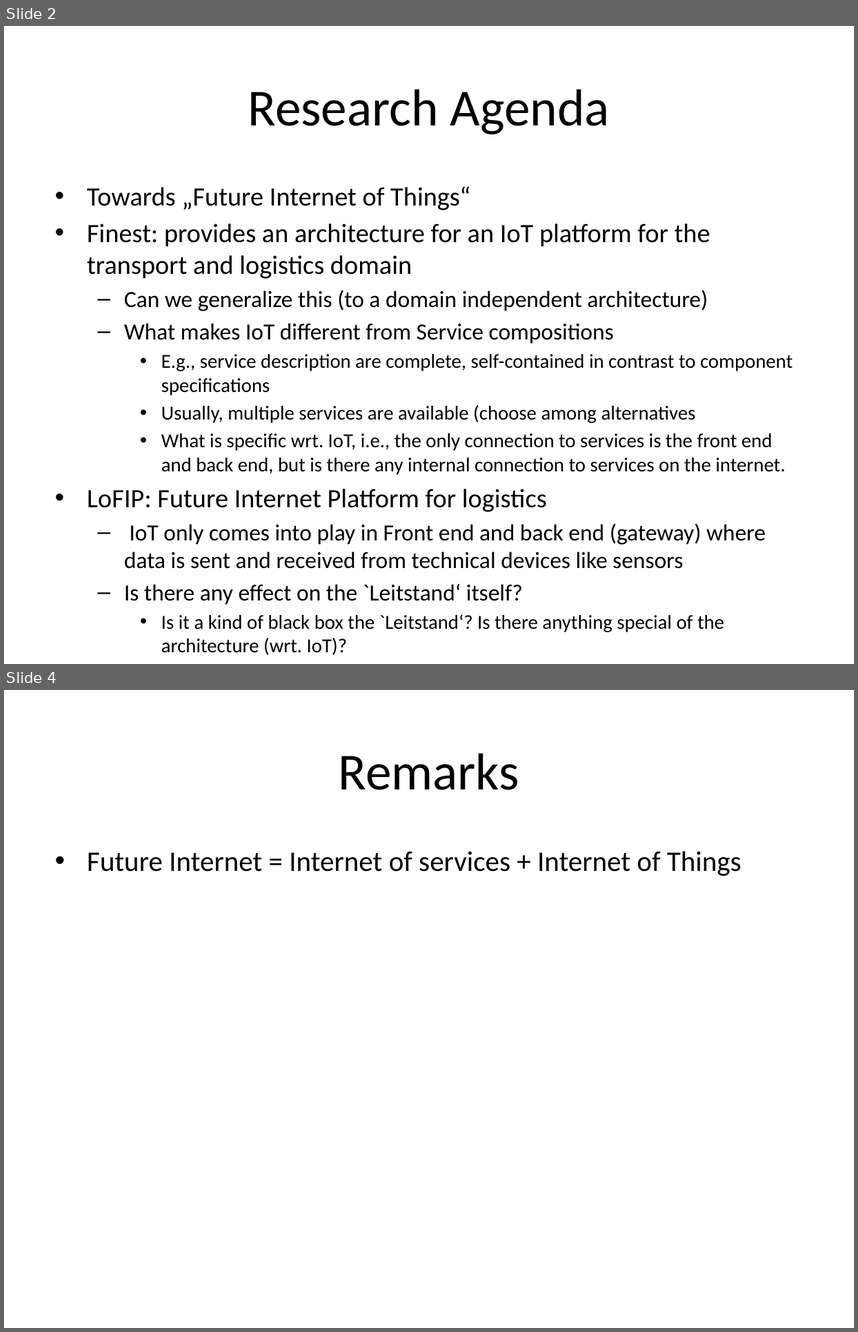
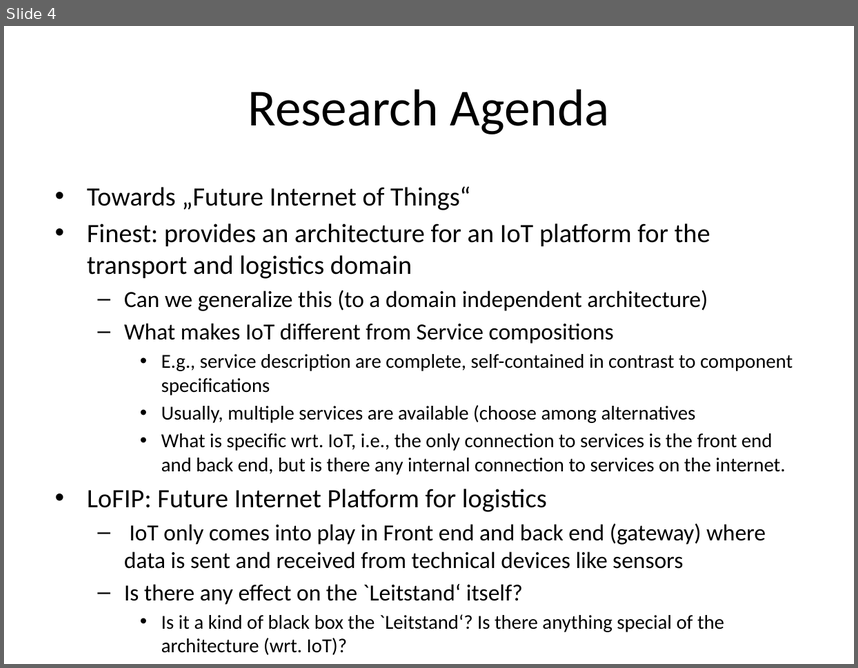
Before and after one commit to ggr-research/architecture, a slide deck: slides/FInest-vs-LoFIP.pptx. Shown one above the other, each under a label of ours: slides 2 and 4 before the commit, slide 4 after it; the slides between them are not shown. The pictures are 858x1332 and 858x668 pixels, drawn with LibreOffice and Linux fonts; fonts in the diff are those of the drawing. Boxes give left, top, right and bottom in pixels: in the first picture for what was removed or moved away, otherwise in the second. Text is boxed around its words. In the diff, an @@ line names an element or a change of style, - is before the commit and + after.

```diff
--- a/slides/FInest-vs-LoFIP.pptx
+++ b/slides/FInest-vs-LoFIP.pptx
@@ slide 4 removed at (x1=4, y1=690, x2=854, y2=1328), background #FFFFFF @@
@@ title removed at (x1=339, y1=753, x2=519, y2=790) @@
-Remarks
@@ text removed at (x1=87, y1=851, x2=742, y2=876) @@
-• Future Internet = Internet of services + Internet of Things
@@ what was slide 2 is now slide 4 @@
```
Also in this commit, not shown: 2 slides changed, 2 slides added.
